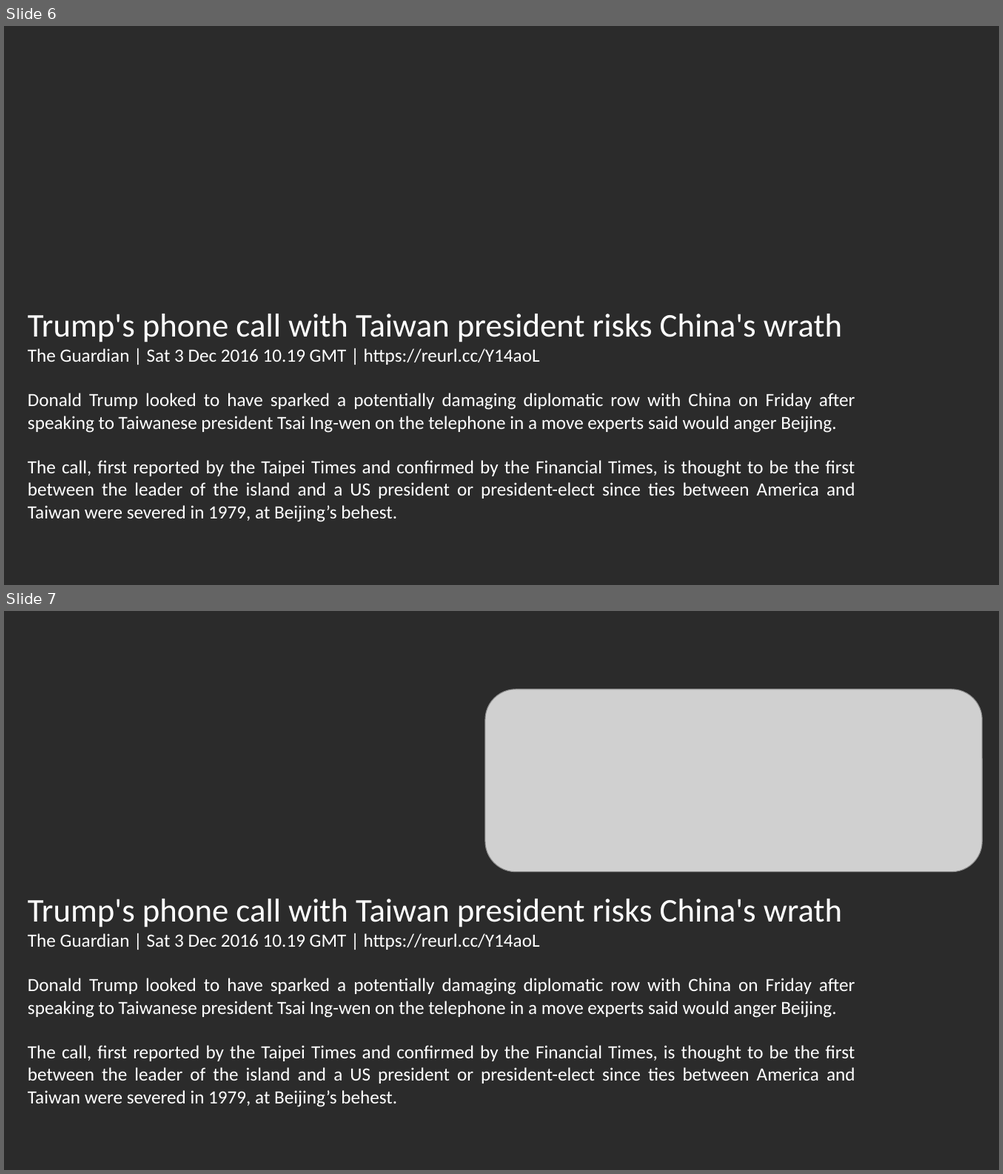
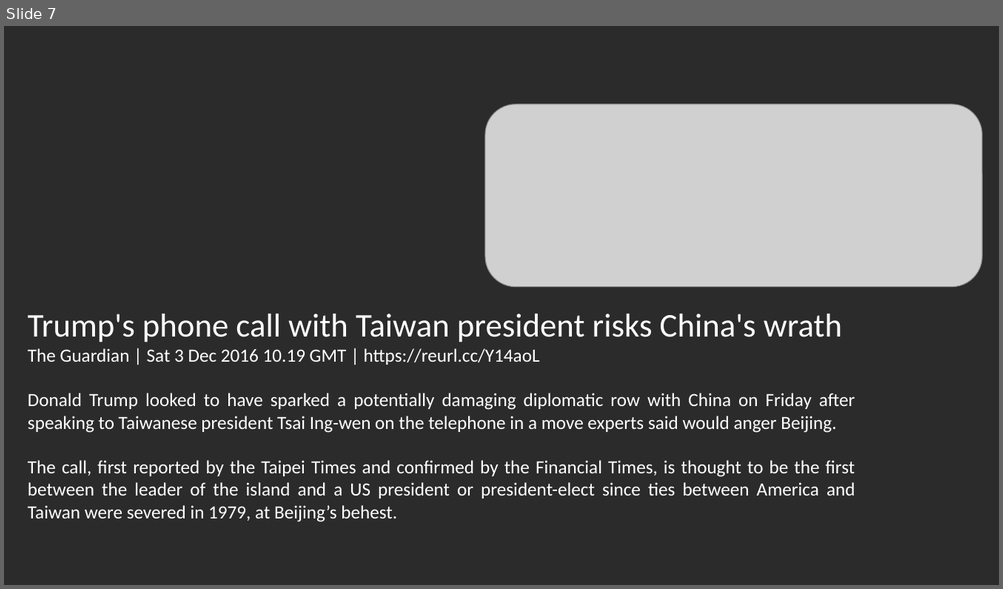
Before and after one commit to chaoannricardo/trump_taiwan_tweets_analysis, a slide deck: 200513_dataset_pitch.pptx. Shown one above the other, each under a label of ours: slides 6 and 7 before the commit, slide 7 after it. The pictures are 1003x1174 and 1003x589 pixels, drawn with LibreOffice and Linux fonts; fonts in the diff are those of the drawing; grey boxes stand for pictures; background and template pictures are left out; a plain dark background stands for a picture behind light text. Boxes give left, top, right and bottom in pixels: in the first picture for what was removed or moved away, otherwise in the second. Text is boxed around its words. In the diff, an @@ line names an element or a change of style, - is before the commit and + after.

```diff
--- a/200513_dataset_pitch.pptx
+++ b/200513_dataset_pitch.pptx
@@ slide 6 removed at [4,26,999,585], background picture (left out) @@
@@ text removed at [28,314,855,523] @@
-Trump's phone call with Taiwan president risks China's wrath
-The Guardian | Sat 3 Dec 2016 10.19 GMT | https://reurl.cc/Y14aoL
-Donald Trump looked to have sparked a potentially damaging diplomatic row with China on Friday after speaking to Taiwanese president Tsai Ing-wen on the telephone in a move experts said would anger Beijing.
-The call, first reported by the Taipei Times and confirmed by the Financial Times, is thought to be the first between the leader of the island and a US president or president-elect since ties between America and Taiwan were severed in 1979, at Beijing’s behest.
```
Also in this commit, not shown: 7 slides changed, 1 slide added, 1 other slide removed.
